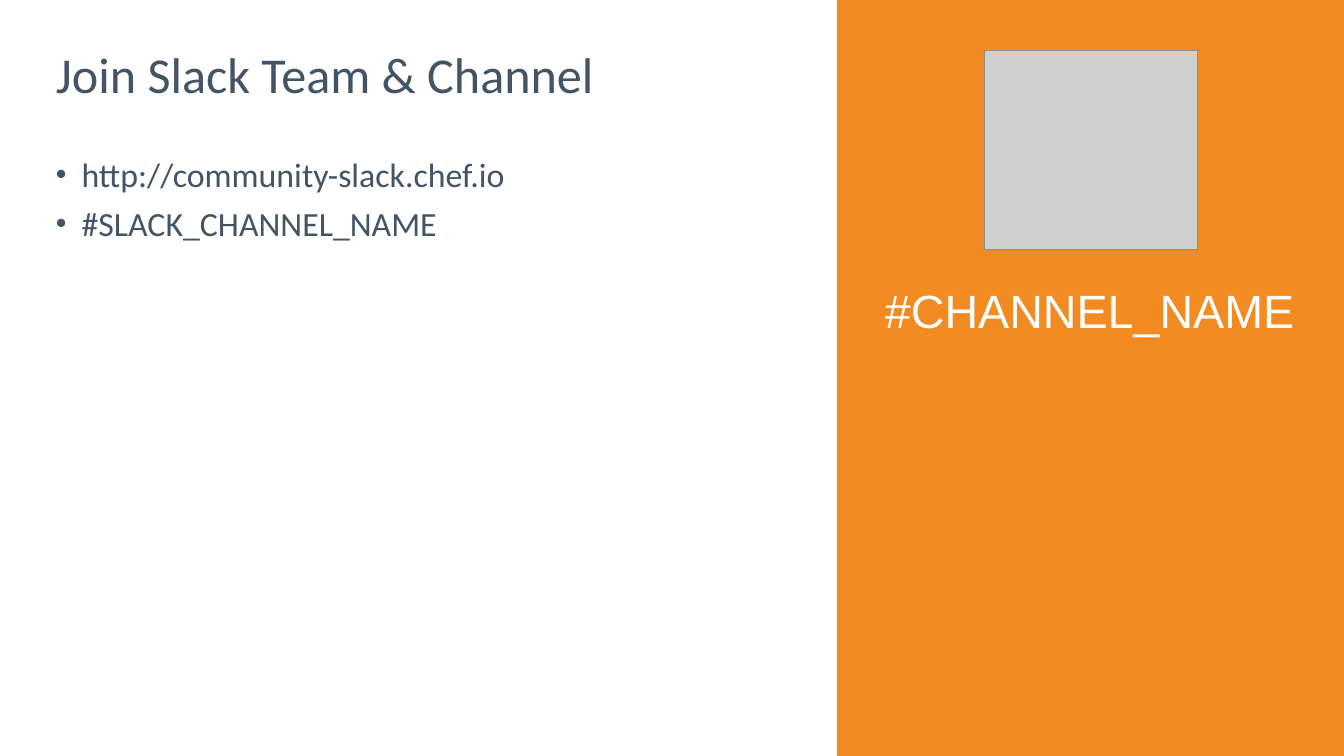
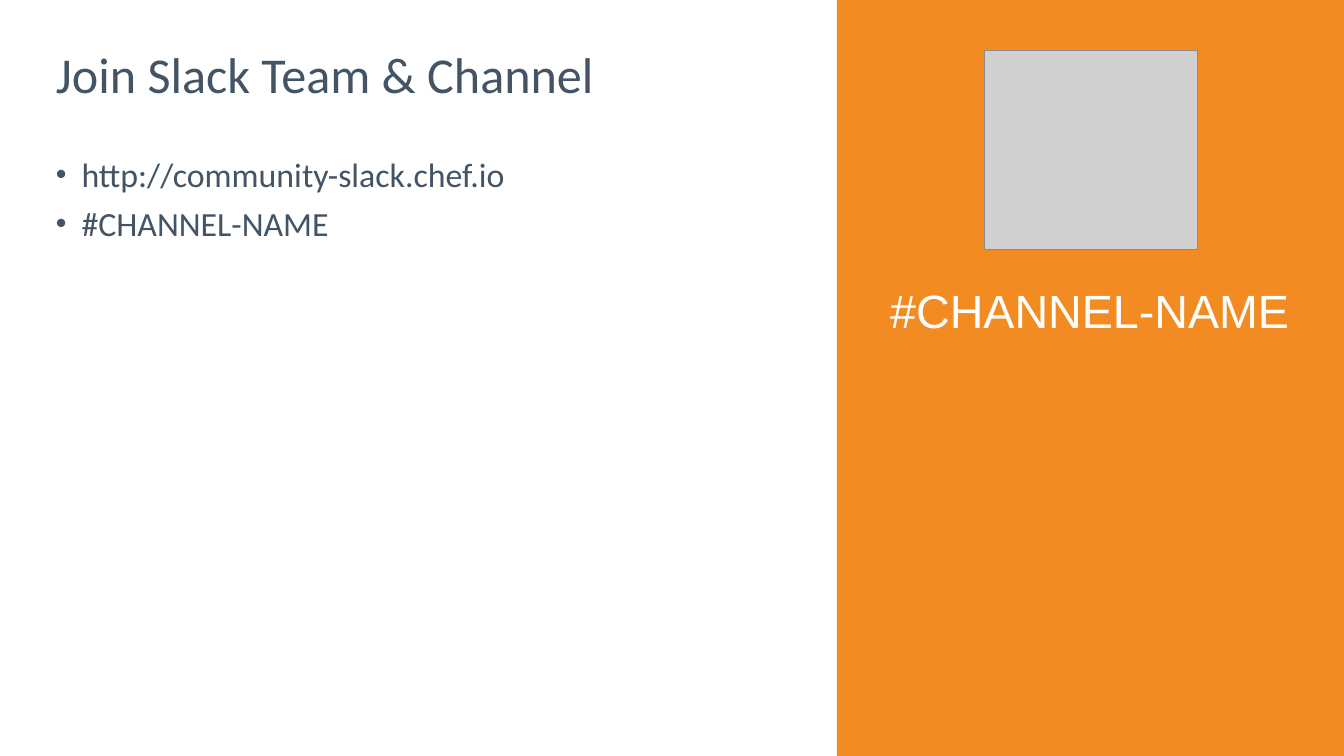
Before and after one commit to nathenharvey/introduction-to-inspec, a slide deck: slide 3 of powerpoint/Learning-Lab.pptx (slide 2 before the commit). Drawn at 1344x756 pixels with LibreOffice and Linux fonts; fonts in the diff are those of the drawing; grey boxes stand for pictures; background and template pictures are left out. Boxes give left, top, right and bottom in pixels: in the first picture for what was removed or moved away, otherwise in the second. Text is boxed around its words. In the diff, an @@ line names an element or a change of style, - is before the commit and + after.

```diff
--- a/powerpoint/Learning-Lab.pptx
+++ b/powerpoint/Learning-Lab.pptx
@@ text at (82,213,329,236): text changed @@
-• #SLACK_CHANNEL_NAME
+• #CHANNEL-NAME
@@ text at (890,295,1289,329): text changed @@
-#CHANNEL_NAME
+#CHANNEL-NAME
```
Also in this commit, not shown: 1 other slide changed, 1 slide added, 27 other files.
